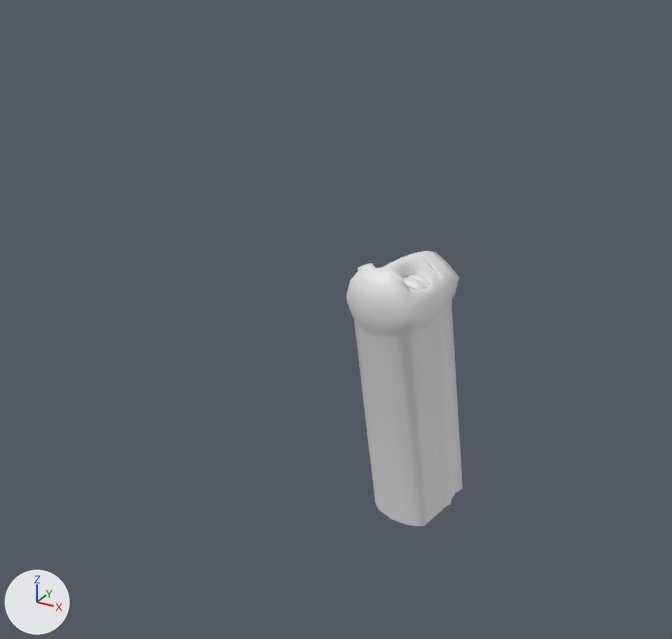
Two versions of the FBX model Assets/Meshes/SwampFace.fbx, one commit apart.
The view is the same before and after, from a 50 mm camera at (1.88, -3.88, 1.81) aimed at (-0.11, -0.26, -0.01). Every picture has the same lights, and +X, +Y and +Z are marked at lower left.

Objects in the first picture: 'SwampFace'.
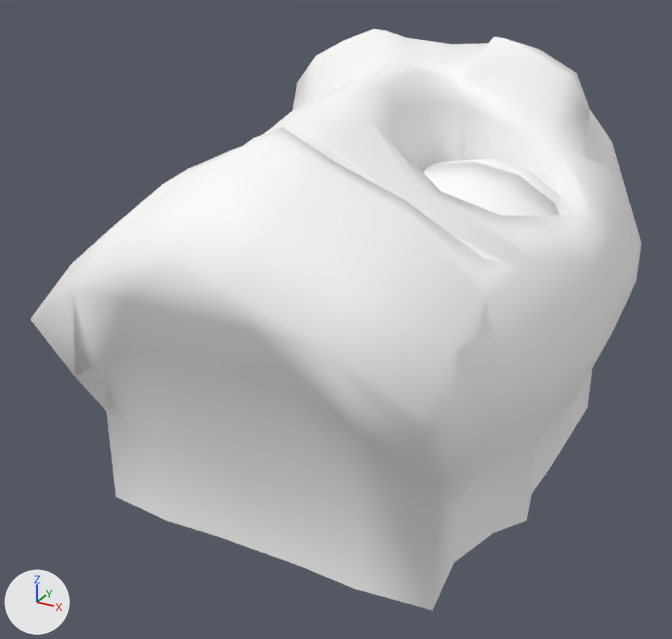
Boxes [x1, y1, x2, y2] around the edits, measured in the pictures (672 x 639 px):
'SwampFace', recoloured, reshaped, moved, turned, rescaled: before [346, 251, 463, 526]; after [30, 29, 641, 611]
part 1 of me_mesh_011, added: after [30, 29, 641, 611]
part 2 of me_mesh_011, added: after [421, 158, 568, 216]
part 3 of me_mesh_011, deleted: before [346, 251, 463, 526]

The change in detail:
Material 'Secondary Color(P2)' (mat_secondary_color_p2) changes colour from white #e7e7e7 to white #ffffff; in linear values from (0.8, 0.8, 0.8) to (1.0, 1.0, 1.0).
Material 'Material.002' (mat_material_002) is new.
Its base color is (1.0, 1.0, 1.0) (white #ffffff).
Its roughness is 0.693.
me_mesh_011 is used by ob_swampface; location (0.103, -0.002, 0.035); rotation (1.434, 0.0234, 2.883), in degrees (82, 1.3, 165).
me_mesh_011 had 1009 vertices, 940 faces and spanned x -0.206..0.206, y -1.24..0.241, z -0.238..0.307.
me_mesh_011 now has 1008 vertices, 940 faces and spans x -0.206..0.206, y -0.238..0.307, z -0.241..0.14.
me_mesh_011 part 1: a new loose piece of 647 vertices spanning x -0.206..0.206, y -0.238..0.307, z -0.241..0.14.
me_mesh_011 part 2: a new loose piece of 165 vertices spanning x -0.188..0.188, y -0.083..0.11, z -0.153..-0.058, in mat_secondary_color_p2 (white #ffffff).
me_mesh_011 part 3: 813 vertices removed from x -0.206..0.206, y -1.24..0.241, z -0.238..0.307.
me_mesh_011 no longer uses material mat_primarycolor_p2__emission (white #e7e7e7).
me_mesh_011 now uses material mat_material_002 (white #ffffff).
Object 'SwampFace' (ob_swampface) moves from (0.103, -0.002, 0.035) to (0.0, 0.0, 0.0).
Object 'SwampFace' (ob_swampface) turns from (82, 1.3, 165) to (-180, 0, 0) degrees about x, y and z.
Object 'SwampFace' (ob_swampface) is rescaled from (1.0, 1.0, 1.0) to (5.22, 5.22, 5.22).
